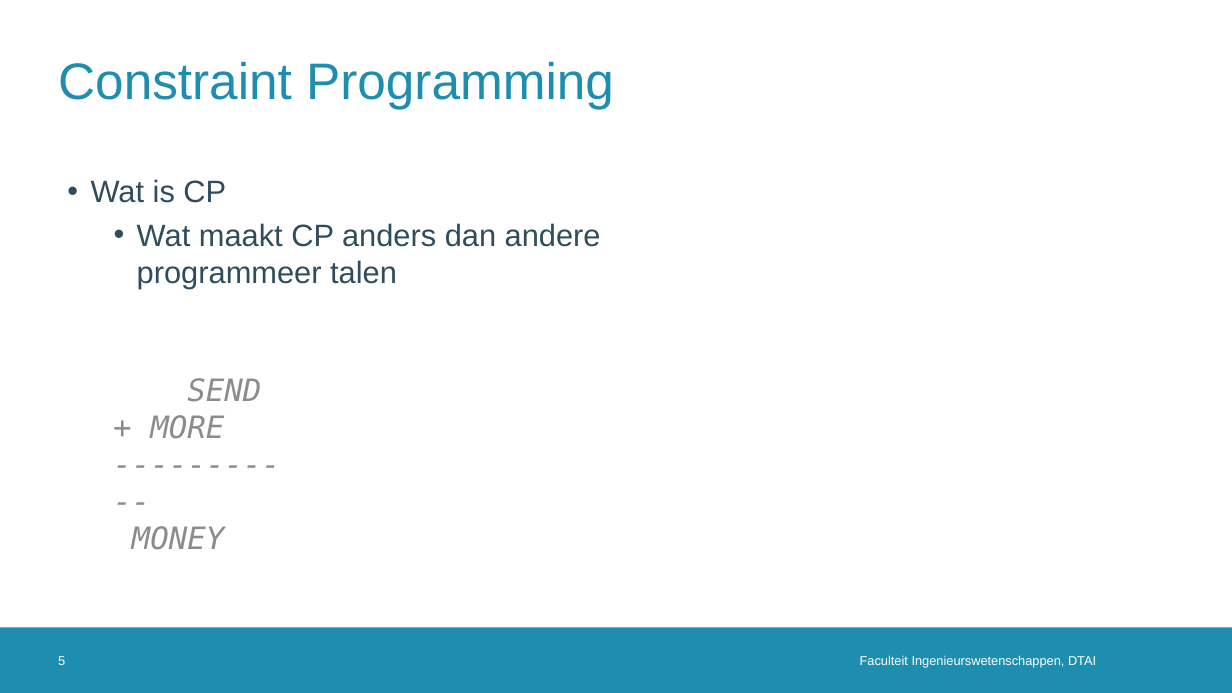
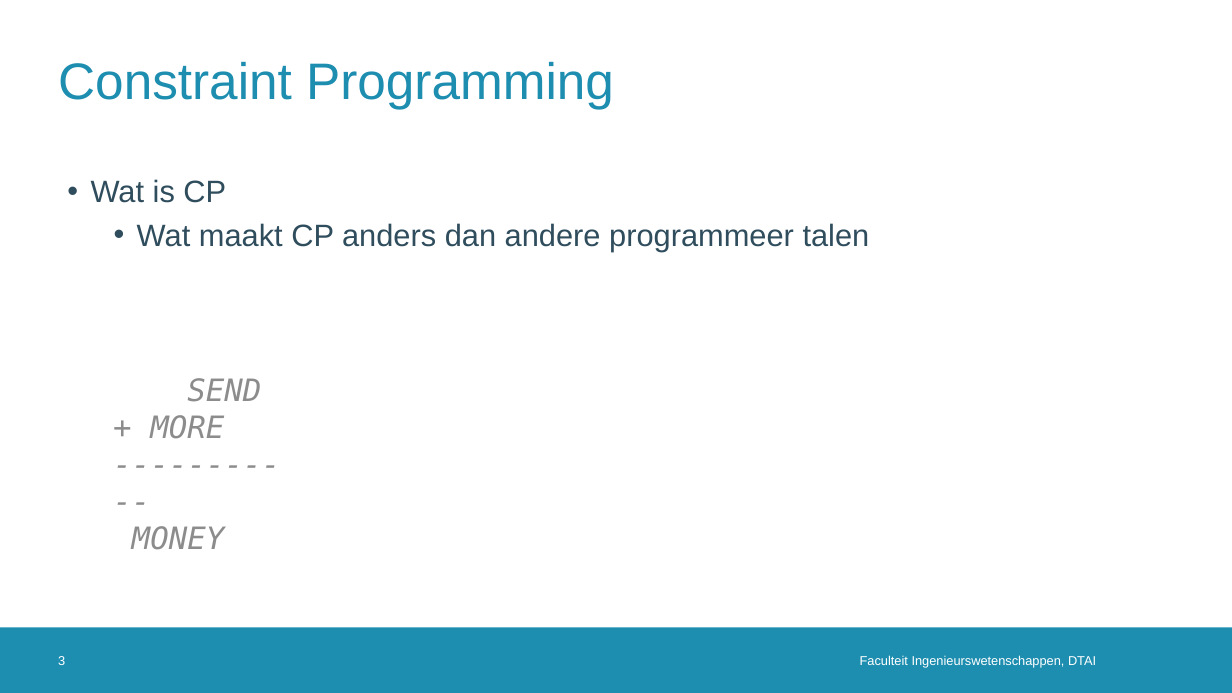
Before and after one commit to rubenkindt/Masterproef-paper-RubenKindt, a slide deck: slide 3 of Milestones/M3 december presentation/M3.pptx (slide 5 before the commit). Drawn at 1232x693 pixels with LibreOffice and Linux fonts; fonts in the diff are those of the drawing; background and template pictures are left out. Boxes give left, top, right and bottom in pixels: in the first picture for what was removed or moved away, otherwise in the second. Text is boxed around its words. In the diff, an @@ line names an element or a change of style, - is before the commit and + after.

```diff
--- a/Milestones/M3 december presentation/M3.pptx
+++ b/Milestones/M3 december presentation/M3.pptx
@@ text "Wat is CP" rewrapped from (91,179,601,288) to (91,179,870,251) @@
@@ page number at (58,656,65,665): text changed @@
-5
+3
```
Also in this commit, not shown: 5 other slides changed, 1 other file.
